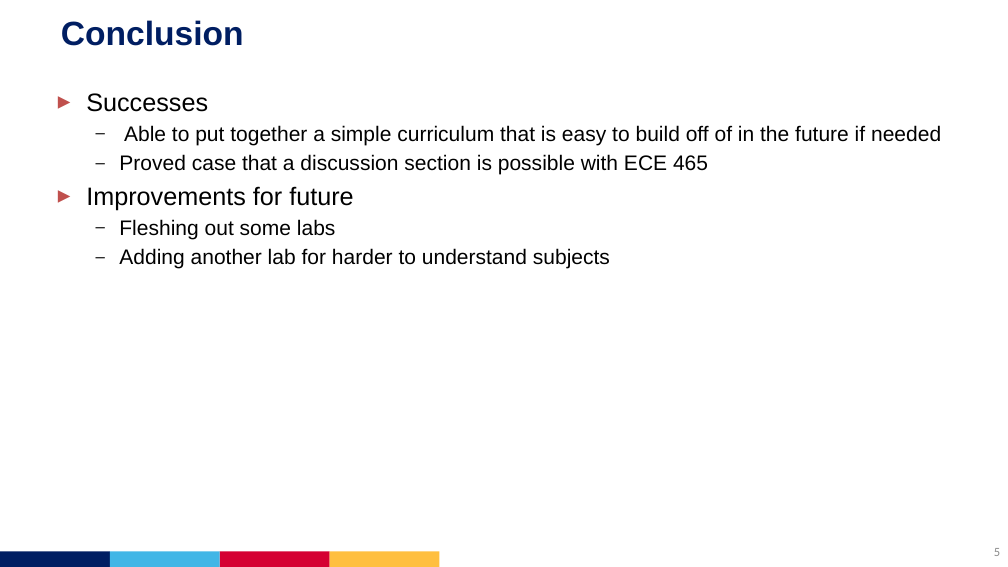
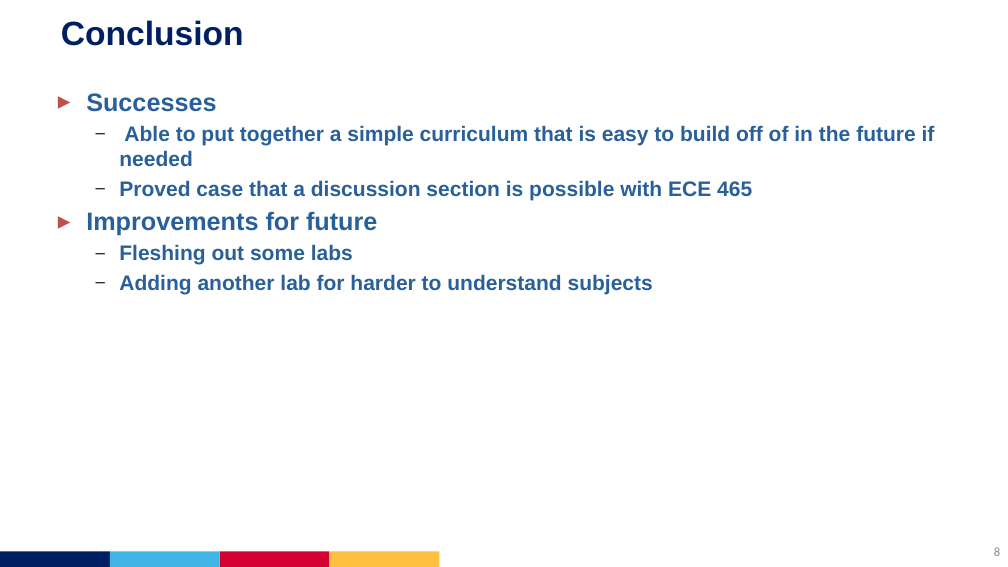
Before and after one commit to JSCaracal/ECE465_Final, a slide deck: slide 8 of Graduate_Presentation_Template.pptx (slide 6 before the commit). Drawn at 1008x567 pixels with LibreOffice and Linux fonts; fonts in the diff are those of the drawing. Boxes give left, top, right and bottom in pixels: in the first picture for what was removed or moved away, otherwise in the second. Text is boxed around its words. In the diff, an @@ line names an element or a change of style, - is before the commit and + after.

```diff
--- a/Graduate_Presentation_Template.pptx
+++ b/Graduate_Presentation_Template.pptx
@@ text "Successes" at [86, 93, 935, 294]: text colour #000000 to #2A6099, bold on @@
```
Also in this commit, not shown: 2 other slides changed, 2 slides added.
